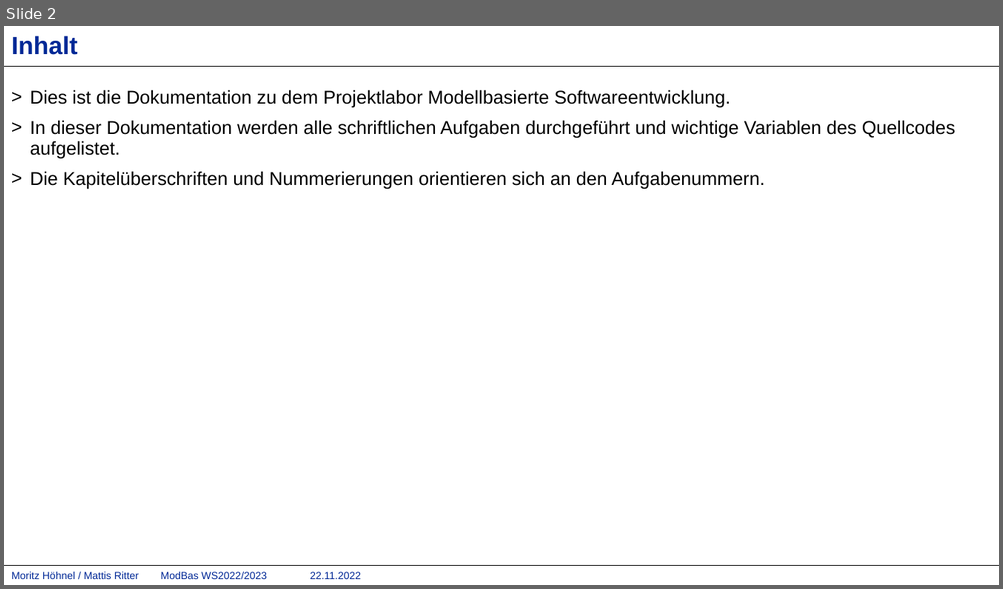
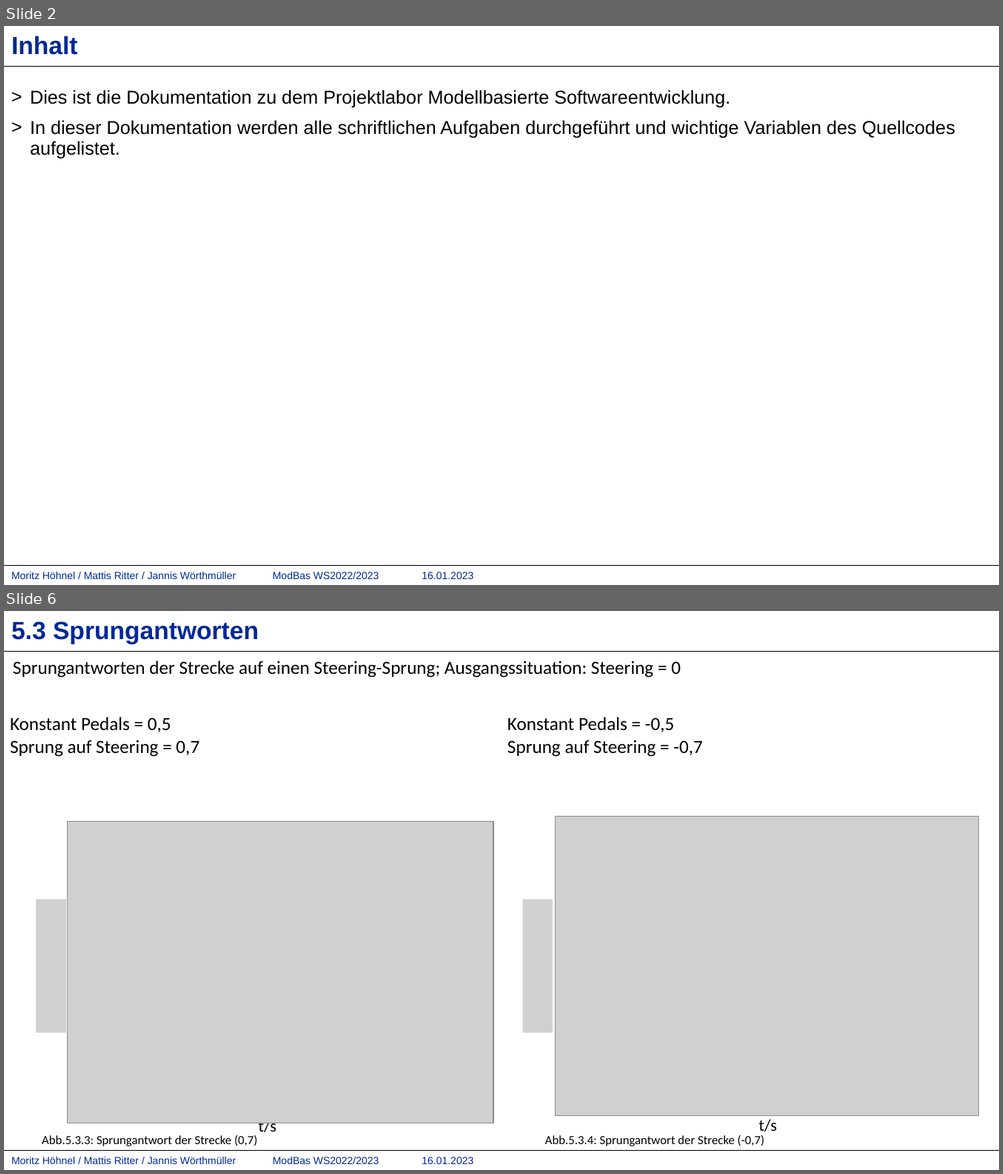
Before and after one commit to mattisritter/VerteilteSysteme, a slide deck: Modbas/Doku/ModBas.pptx. Shown one above the other, each under a label of ours: slide 2 before the commit, slides 2 and 6 after it; the slides between them are not shown. The pictures are 1003x589 and 1003x1174 pixels, drawn with LibreOffice and Linux fonts; fonts in the diff are those of the drawing; grey boxes stand for pictures; background and template pictures are left out. Boxes give left, top, right and bottom in pixels: in the first picture for what was removed or moved away, otherwise in the second. Text is boxed around its words. In the diff, an @@ line names an element or a change of style, - is before the commit and + after.

```diff
--- a/Modbas/Doku/ModBas.pptx
+++ b/Modbas/Doku/ModBas.pptx
@@ slide 6 added at box(4, 611, 999, 1170), background #FFFFFF; not listed: 3 template elements that a slide beside it also shows @@
@@ title added at box(11, 621, 259, 644), 24 pt, text #002896, bold @@
+5.3 Sprungantworten
@@ text added at box(13, 661, 680, 678), 18 pt, text #000000 @@
+Sprungantworten der Strecke auf einen Steering-Sprung; Ausgangssituation: Steering = 0
@@ table added at box(4, 709, 998, 1170), 2 rows, 2 columns @@
+Konstant Pedals = 0,5 / Sprung auf Steering = 0,7 | Konstant Pedals = -0,5 / Sprung auf Steering = -0,7
+ | 
@@ picture added at box(68, 821, 493, 1123) @@
@@ picture added at box(555, 816, 979, 1116) @@
@@ picture added at box(36, 900, 65, 1033) @@
@@ picture added at box(522, 900, 552, 1033) @@
@@ text added at box(759, 1119, 777, 1132), 16 pt, text #000000 @@
+t/s
@@ text added at box(42, 1136, 257, 1147), 12 pt, text #000000 @@
+Abb.5.3.3: Sprungantwort der Strecke (0,7)
@@ text added at box(259, 1123, 276, 1136), 16 pt, text #000000 @@
+t/s
@@ text added at box(545, 1136, 764, 1147), 12 pt, text #000000 @@
+Abb.5.3.4: Sprungantwort der Strecke (-0,7)
@@ slide 2 changed as well @@
@@ text at box(30, 171, 765, 189): paragraph removed @@
-> Die Kapitelüberschriften und Nummerierungen orientieren sich an den Aufgabenummern.
@@ text at box(11, 572, 473, 580): text changed @@
-Moritz Höhnel / Mattis Ritter ModBas WS2022/2023 22.11.2022
+Moritz Höhnel / Mattis Ritter / Jannis Wörthmüller ModBas WS2022/2023 16.01.2023
```
Also in this commit, not shown: 14 other slides changed, 14 other slides added, 2 slides removed.
